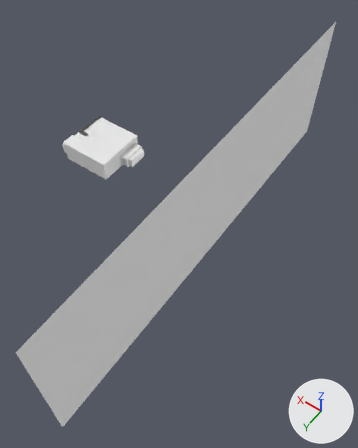
A saved change to the Blender file raw/room.blend.
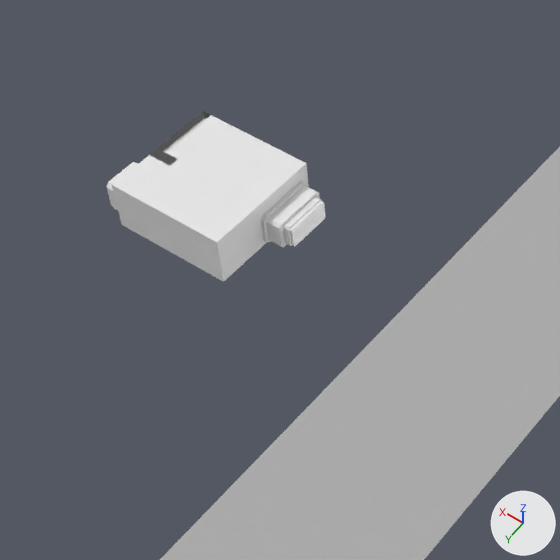
Old and new are each drawn whole from a 50 mm camera at (-54.6, 50.3, 70.2) aimed at (-20.1, 2.0, -5.7) and again close up on the part from 6% to 65% of the width and 17% to 63% of the height. The axes (+X, +Y, +Z) are drawn at lower right. The lights are the same throughout. The same objects are shown in both versions, whatever each file hides.

In view in the first close-up: 'Plane', 'Room'.
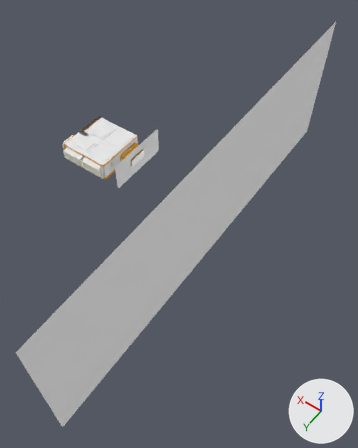
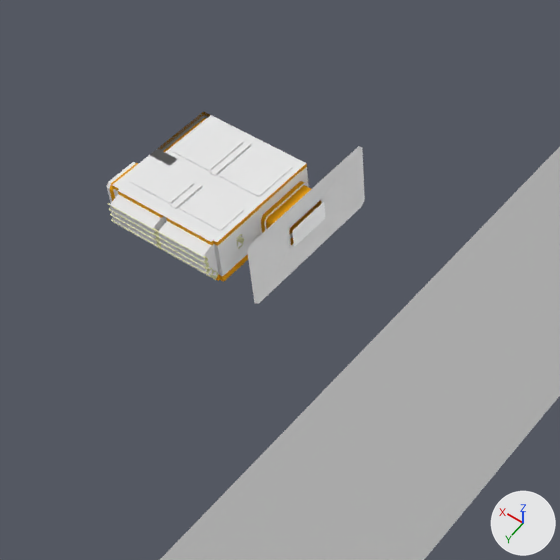
Edits to the bpy script that builds the scene:
```text
Add mat_material_001:
    mat_material_001 = diffuse_material('Material.001')
    mat_material_001.base_color = (0.8, 0.348, 0.0112)  # orange #e79f1b
Add mat_material_004:
    mat_material_004 = diffuse_material('Material.004')
    mat_material_004.base_color = (0.8, 0.0441, 0.0)  # orange #e73b00
Add mat_material_003:
    mat_material_003 = diffuse_material('Material.003')
    mat_material_003.base_color = (0.0363, 0.0363, 0.0363)  # black #363636
Add mat_material_005:
    mat_material_005 = diffuse_material('Material.005')
    mat_material_005.base_color = (0.355, 0.355, 0.355)  # grey #a1a1a1
Add mat_material_002:
    mat_material_002 = diffuse_material('Material.002')
    mat_material_002.base_color = (0.794, 0.8, 0.477)  # beige #e6e7b8
Change me_cube_001:
    used by ob_room; location = (0.0, 0.0, 0.0)
    remove me_cube_001.from_pydata(...)  # 526 vertices, 480 faces; spans x -7.43..6.52, y -5.0..5.0, z 0.0..4.0
    add me_cube_001.from_pydata(...)  # 1169 vertices, 1061 faces; spans x -7.43..6.52, y -8.59..6.25, z -1.49..4.6
    me_cube_001 part 1: 4 vertices moved from x 2.99, y 0.16..1.04, z 1.55..2.55 to x 2.99..3.51, y 0.16..1.04, z 0.86..3.65; 12 vertices removed from x -7.43..2.99, y -3.86..1.04, z 0.69..2.55; 655 vertices added at x -7.43..5.0, y -8.59..6.25, z -1.49..4.6
    me_cube_001 part 2: 277 faces spanning x -7.14..6.19, y -5.0..5.0, z 0.0..4.0 switch from mat_room (white #e7e7e7) to mat_material_001 (orange #e79f1b)
    add me_cube_001.materials.append(mat_material_002)  # beige #e6e7b8
    add me_cube_001.materials.append(mat_material_003)  # black #363636
    add me_cube_001.materials.append(mat_material_004)  # orange #e73b00
    add me_cube_001.materials.append(mat_material_005)  # grey #a1a1a1
    add me_cube_001.materials.append(mat_desktop)  # white #e7e7e7
```

Location of each change, (x1, y1, x2, y2) in pixels of the close-ups (560 x 560 px):
'Room', reshaped (19% wider, 12% taller): before (107, 111, 323, 282); after (107, 111, 365, 303)
part 1 of me_cube_001, built on: before (289, 201, 323, 246); after (108, 112, 365, 303)
part 2 of me_cube_001, recoloured: (109, 118, 321, 281) in both
